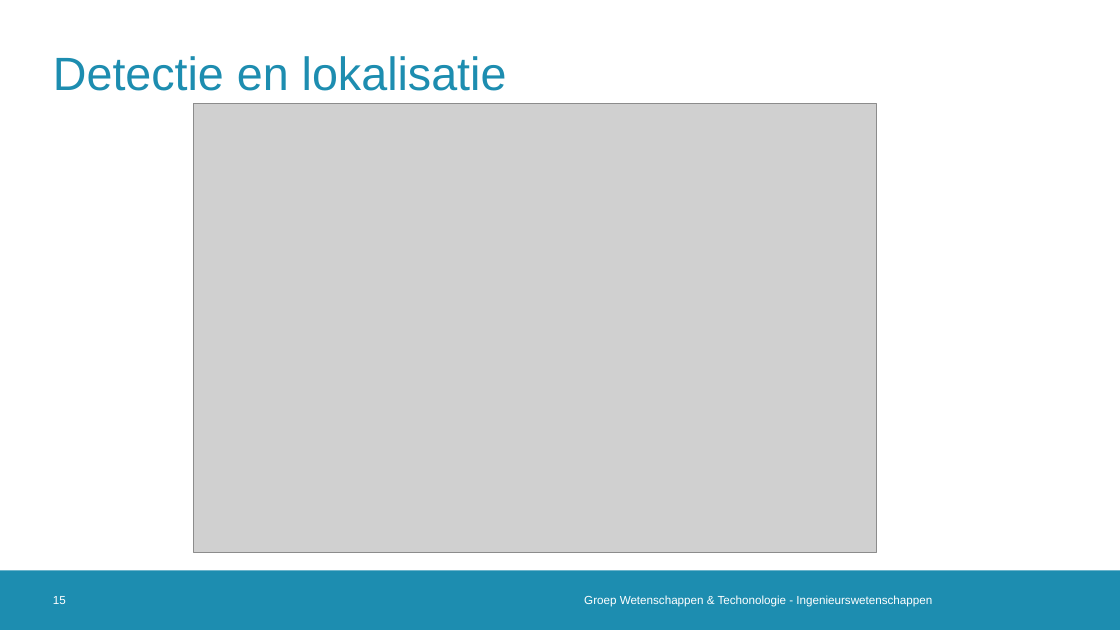
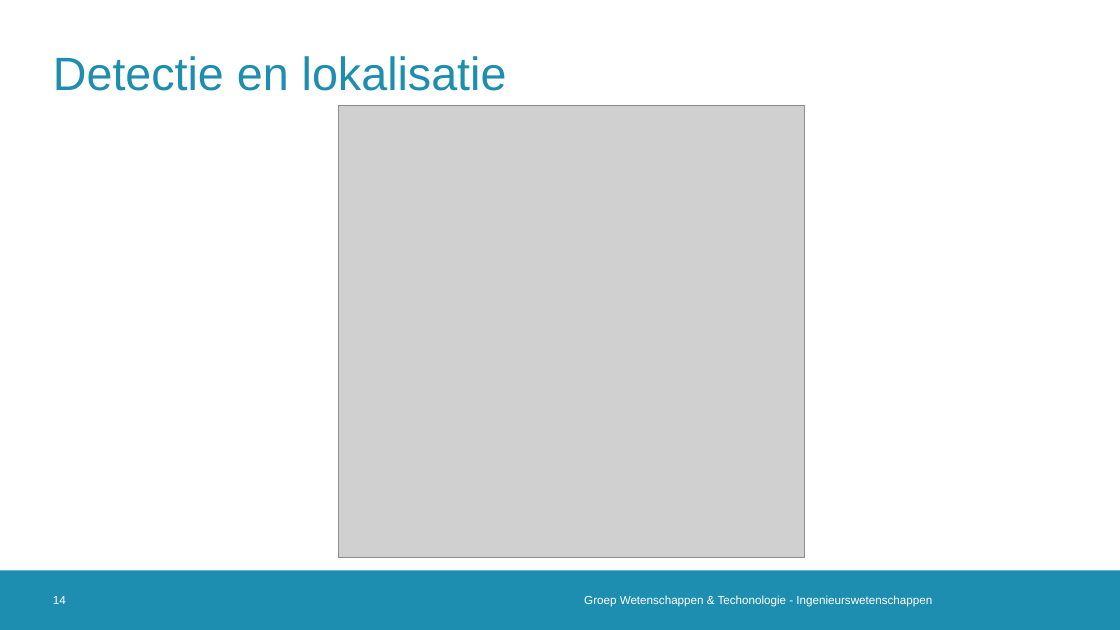
Before and after one commit to 2023-2022-KULAK-IW/2022_2023_Probleemoplossen_en_Ontwerpen_2, a slide deck: slide 14 of LATEX + ppt/Tussentijdse Presentatie .pptx (slide 15 before the commit). Drawn at 1120x630 pixels with LibreOffice and Linux fonts; fonts in the diff are those of the drawing; grey boxes stand for pictures; background and template pictures are left out. Boxes give left, top, right and bottom in pixels: in the first picture for what was removed or moved away, otherwise in the second. Text is boxed around its words. In the diff, an @@ line names an element or a change of style, - is before the commit and + after.

```diff
--- a/LATEX + ppt/Tussentijdse Presentatie .pptx
+++ b/LATEX + ppt/Tussentijdse Presentatie .pptx
@@ picture at (339, 105, 804, 557): rotation 270 to 0 degrees @@
@@ page number at (53, 596, 66, 604): text changed @@
-15
+14
```
Also in this commit, not shown: 4 other slides changed, 1 slide removed, 28 other files.
